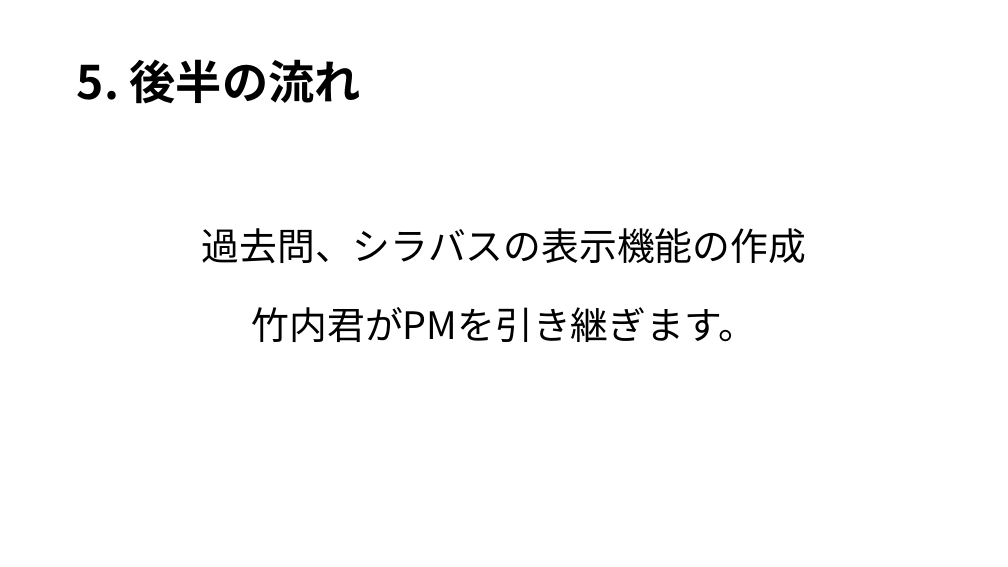
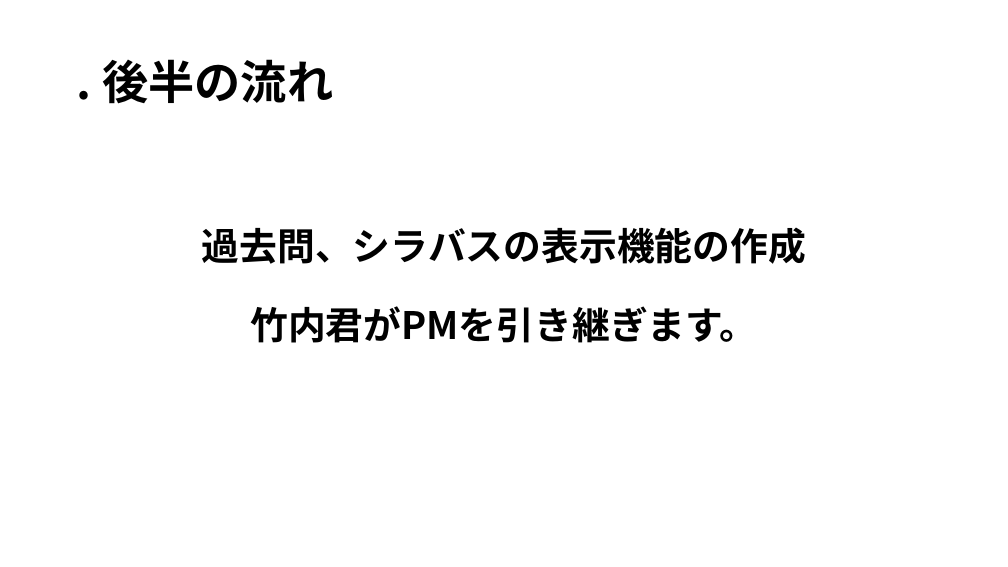
Before and after one commit to kazukiyoshida96/PM-, a slide deck: slide 11 of ＰＭ学科専用2.pptx (slide 10 before the commit). Drawn at 1008x567 pixels with LibreOffice and Linux fonts; fonts in the diff are those of the drawing. Boxes give left, top, right and bottom in pixels: in the first picture for what was removed or moved away, otherwise in the second. Text is boxed around its words. In the diff, an @@ line names an element or a change of style, - is before the commit and + after.

```diff
--- a/ＰＭ学科専用2.pptx
+++ b/ＰＭ学科専用2.pptx
@@ title at (102, 59, 333, 104): text changed @@
-5. 後半の流れ
+. 後半の流れ
@@ text "過去問、シラバスの表示機能の作成" at (202, 227, 806, 343): bold on @@
```
Also in this commit, not shown: 8 other slides changed, 1 slide added, 1 other file.
